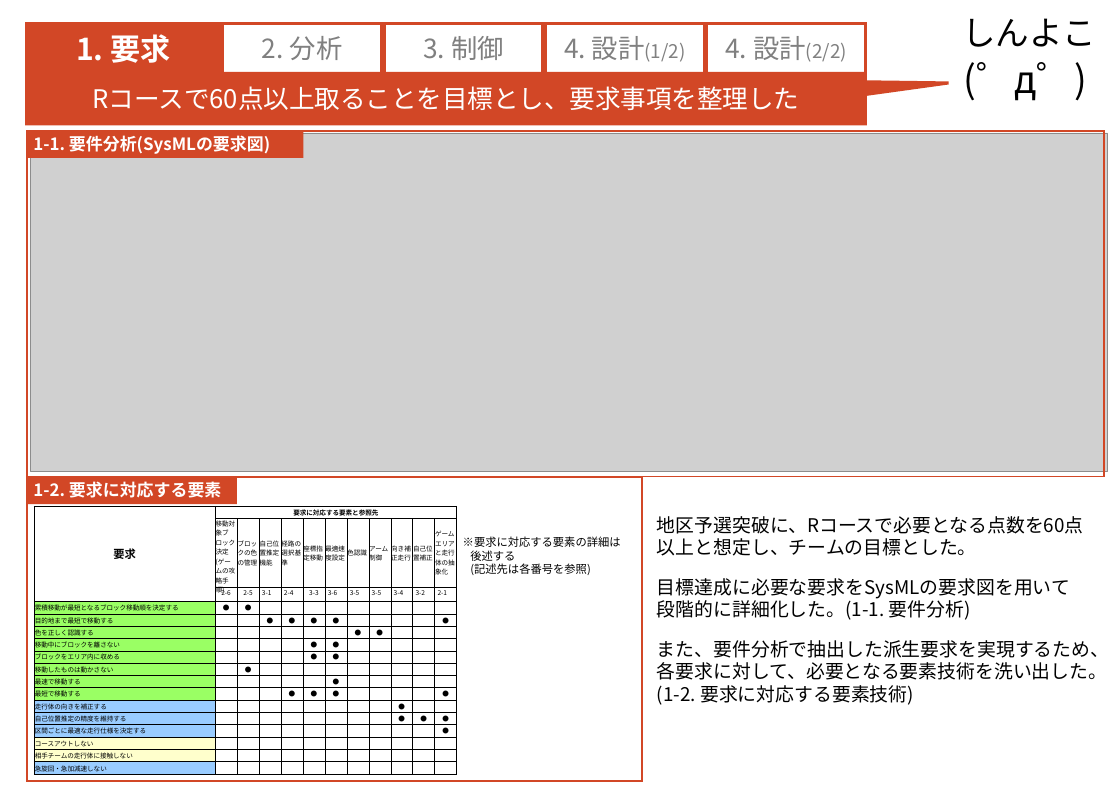
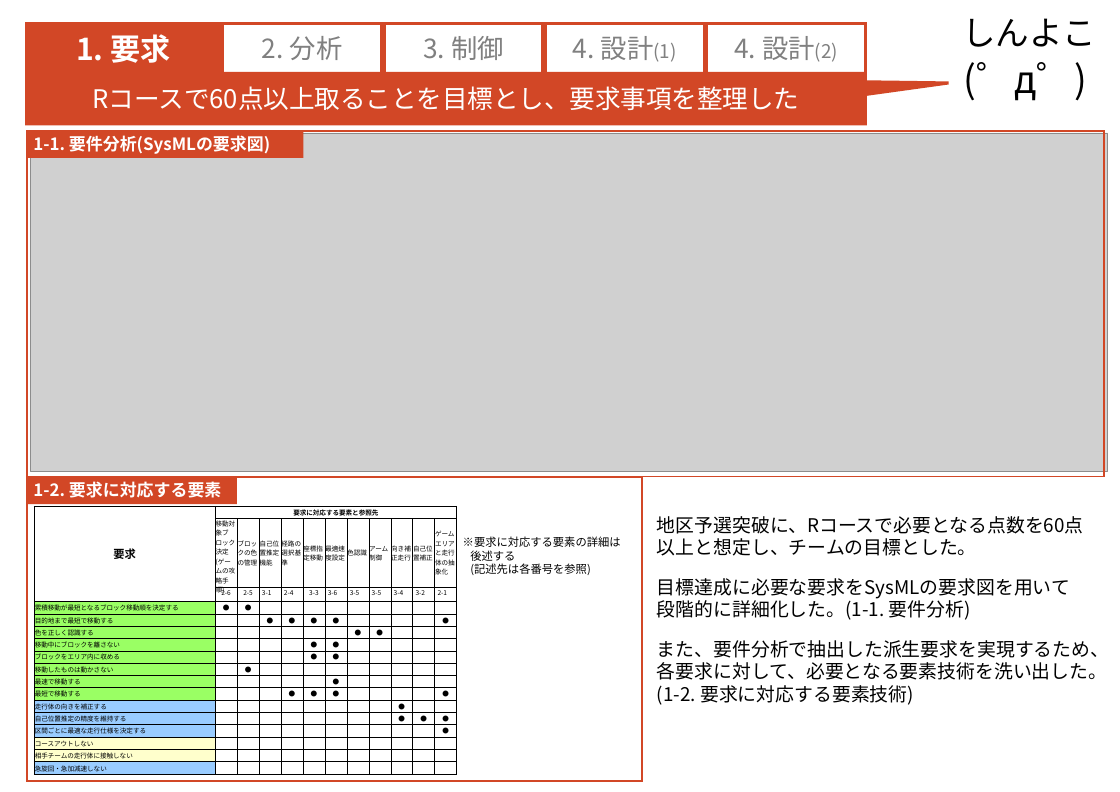
Before and after one commit to RITS-ETrobo/Yokohama, a slide deck: slide 1 of design/2016/models/1_request_model.pptx. Drawn at 1120x792 pixels with LibreOffice and Linux fonts; fonts in the diff are those of the drawing; grey boxes stand for pictures. Boxes give left, top, right and bottom in pixels: in the first picture for what was removed or moved away, otherwise in the second. Text is boxed around its words. In the diff, an @@ line names an element or a change of style, - is before the commit and + after.

Commit message:
#705 ヘッダーの設計の番号を統一

```diff
--- a/design/2016/models/1_request_model.pptx
+++ b/design/2016/models/1_request_model.pptx
@@ text in rounded rectangle at <box>573,36,676,62</box>: text changed; size 20 to 28 pt @@
-4. 設計(1/2)
+4. 設計(1)
@@ text in rounded rectangle at <box>734,36,838,62</box>: text changed; size 20 to 28 pt @@
-4. 設計(2/2)
+4. 設計(2)
```
Also in this commit, not shown: 2 other files.
